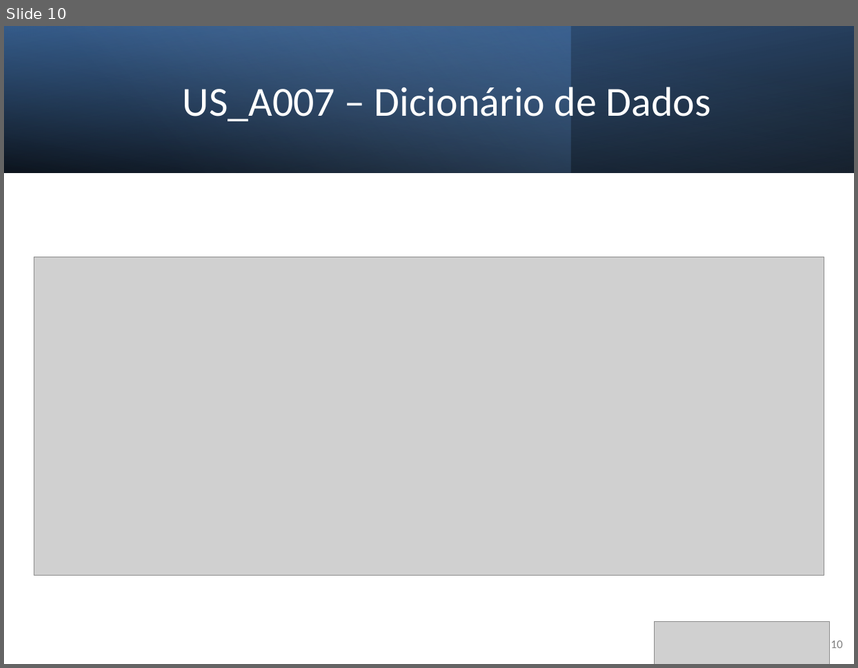
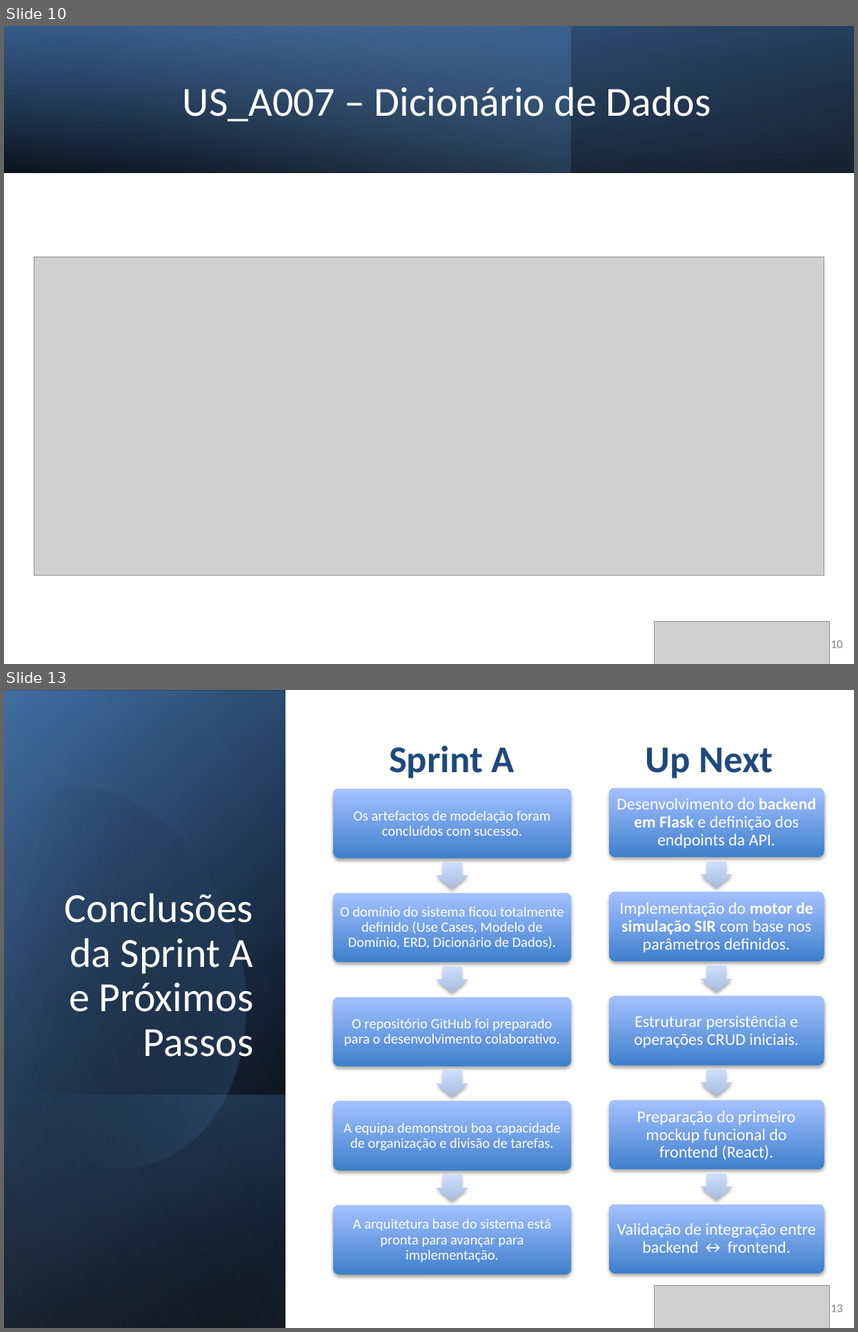
Before and after one commit to joaoventura2024064-dev/ISTECPROJ2526, a slide deck: docs/Sprint_A_Apresentacao_v0.pptx. Shown one above the other, each under a label of ours: slide 10 before the commit, slides 10 and 13 after it; the slides between them are not shown. The pictures are 858x668 and 858x1332 pixels, drawn with LibreOffice and Linux fonts; fonts in the diff are those of the drawing; grey boxes stand for pictures. Boxes give left, top, right and bottom in pixels: in the first picture for what was removed or moved away, otherwise in the second. Text is boxed around its words. In the diff, an @@ line names an element or a change of style, - is before the commit and + after.

```diff
--- a/docs/Sprint_A_Apresentacao_v0.pptx
+++ b/docs/Sprint_A_Apresentacao_v0.pptx
@@ slide 13 added at (4, 690, 854, 1328), background #FFFFFF @@
@@ rectangle added at (5, 690, 286, 1327), fill gradient #000000 to #376092 @@
@@ rectangle added at (5, 691, 286, 1328), fill gradient #000000 to #4F81BD @@
@@ rectangle added at (5, 690, 286, 1327), fill gradient #000000 to #95B3D7 @@
@@ freeform shape added at (4, 750, 290, 1199), fill gradient #000000 to #4F81BD @@
@@ text added at (389, 745, 515, 778), 32 pt, text #1F497D, bold @@
+Sprint A
@@ text added at (646, 747, 773, 778), 32 pt, text #1F497D, bold @@
+Up Next
@@ title added at (65, 893, 254, 1056), 35 pt, text #FFFFFF @@
+Conclusões da Sprint A e Próximos Passos
@@ rectangle added at (5, 1095, 286, 1328), fill gradient #4F81BD to #000000 @@
@@ group added at (333, 789, 572, 1275): 5 rounded rectangles, 5 texts, 4 right arrows @@
+Os artefactos de modelação foram concluídos com sucesso.
+O domínio do sistema ficou totalmente definido (Use Cases, Modelo de Domínio, ERD, Dicionário de Dados).
+O repositório GitHub foi preparado para o desenvolvimento colaborativo.
+A equipa demonstrou boa capacidade de organização e divisão de tarefas.
+A arquitetura base do sistema está pronta para avançar para implementação.
@@ group added at (609, 788, 824, 1274): 5 rounded rectangles, 5 texts, 4 right arrows @@
+Desenvolvimento do backend em Flask e definição dos endpoints da API.
+Implementação do motor de simulação SIR com base nos parâmetros definidos.
+Estruturar persistência e operações CRUD iniciais.
+Preparação do primeiro mockup funcional do frontend (React).
+Validação de integração entre backend ↔ frontend.
@@ picture added at (654, 1285, 829, 1328) @@
@@ page number added at (831, 1304, 842, 1312), 10 pt, text #808080 @@
+13
```
Also in this commit, not shown: 2 slides changed, 3 other slides added.
